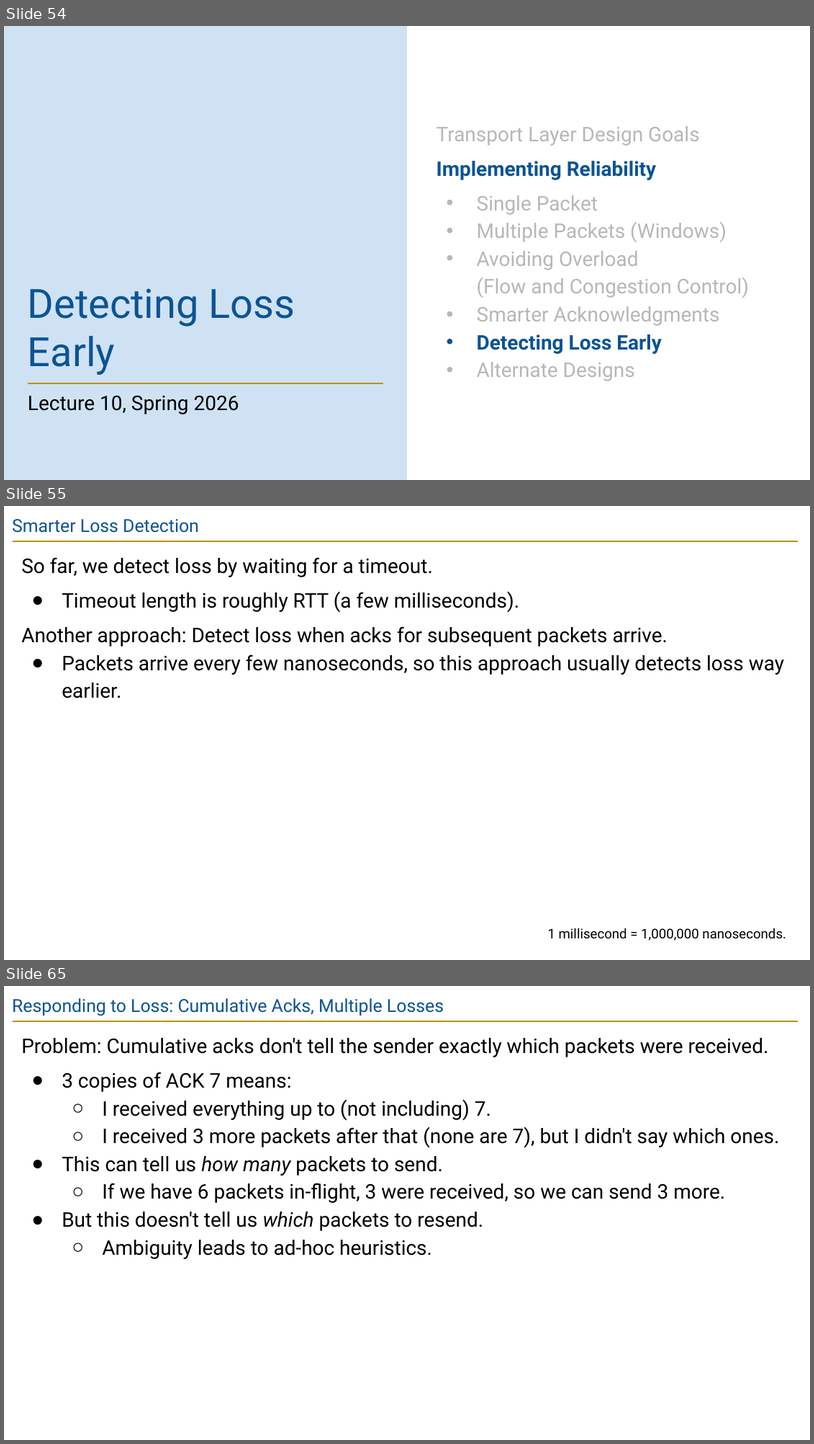
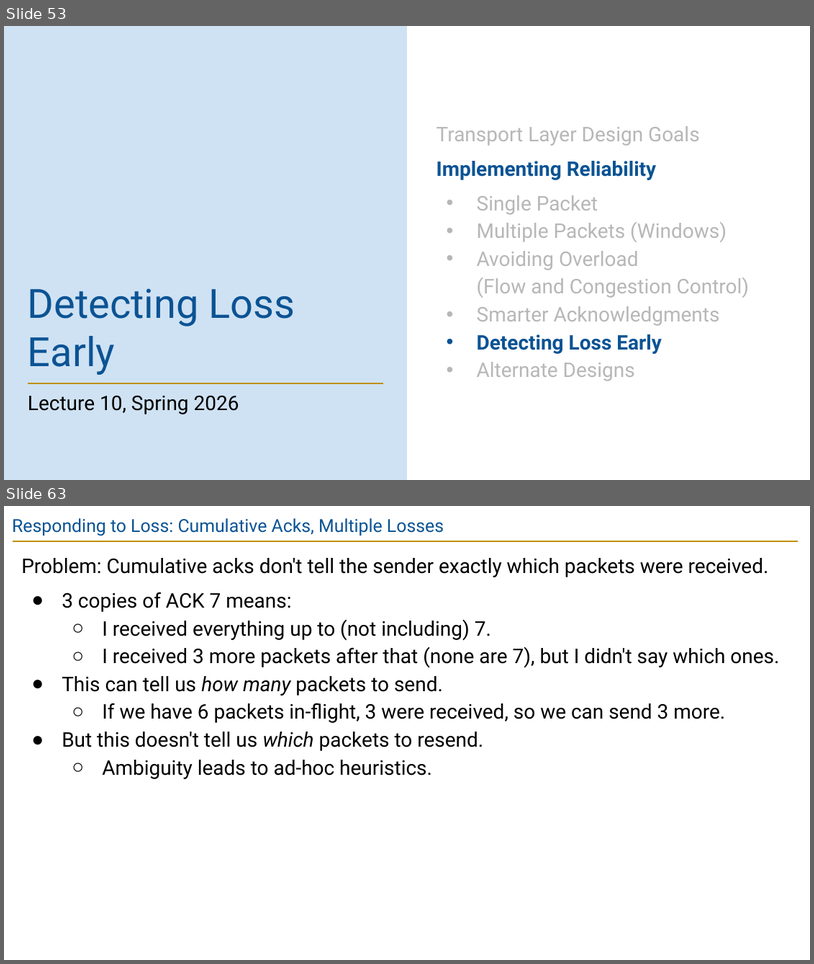
Before and after one commit to guhofstra/CSC175Sp26, a slide deck: PPTs/Lecture 10 - Reliability.pptx. Shown one above the other, each under a label of ours: slides 54, 55 and 65 before the commit, slides 53 and 63 after it; the slides between them are not shown. The pictures are 814x1444 and 814x964 pixels, drawn with LibreOffice and Linux fonts; fonts in the diff are those of the drawing. Boxes give left, top, right and bottom in pixels: in the first picture for what was removed or moved away, otherwise in the second. Text is boxed around its words. In the diff, an @@ line names an element or a change of style, - is before the commit and + after.

```diff
--- a/PPTs/Lecture 10 - Reliability.pptx
+++ b/PPTs/Lecture 10 - Reliability.pptx
@@ slide 55 removed at box(4, 506, 810, 960), background #FFFFFF; not listed: 1 template element that a slide beside it also shows @@
@@ title removed at box(12, 519, 199, 533) @@
-Smarter Loss Detection
@@ text removed at box(21, 557, 784, 698) @@
-So far, we detect loss by waiting for a timeout.
-● Timeout length is roughly RTT (a few milliseconds).
-Another approach: Detect loss when acks for subsequent packets arrive.
-● Packets arrive every few nanoseconds, so this approach usually detects loss way earlier.
@@ text removed at box(548, 928, 787, 940) @@
-1 millisecond = 1,000,000 nanoseconds.
@@ what was slide 54 is now slide 53 @@
@@ what was slide 65 is now slide 63 @@
```
Also in this commit, not shown: 10 slides changed, 1 slide added, 3 other slides removed, 14 other files.
